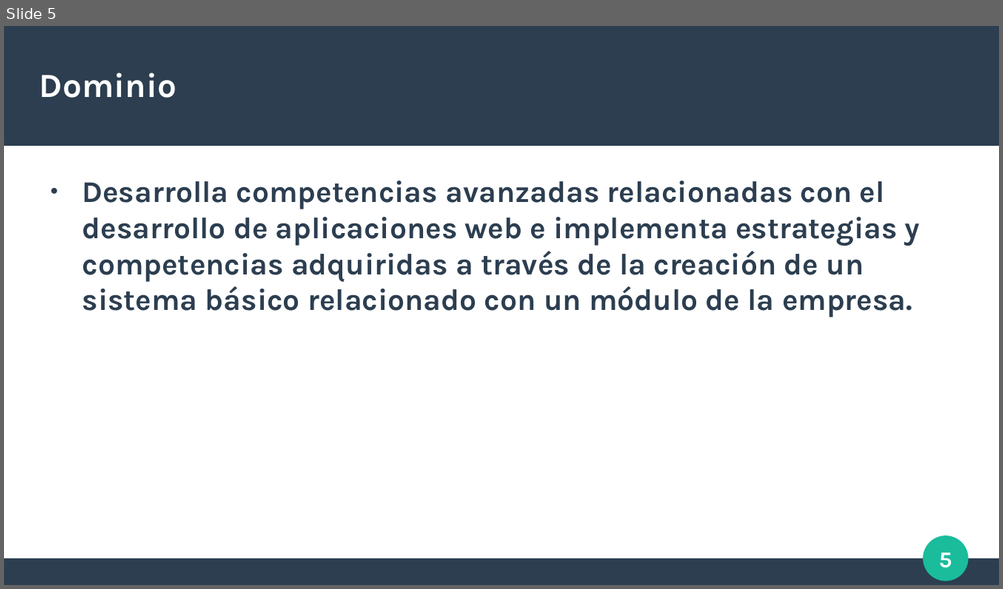
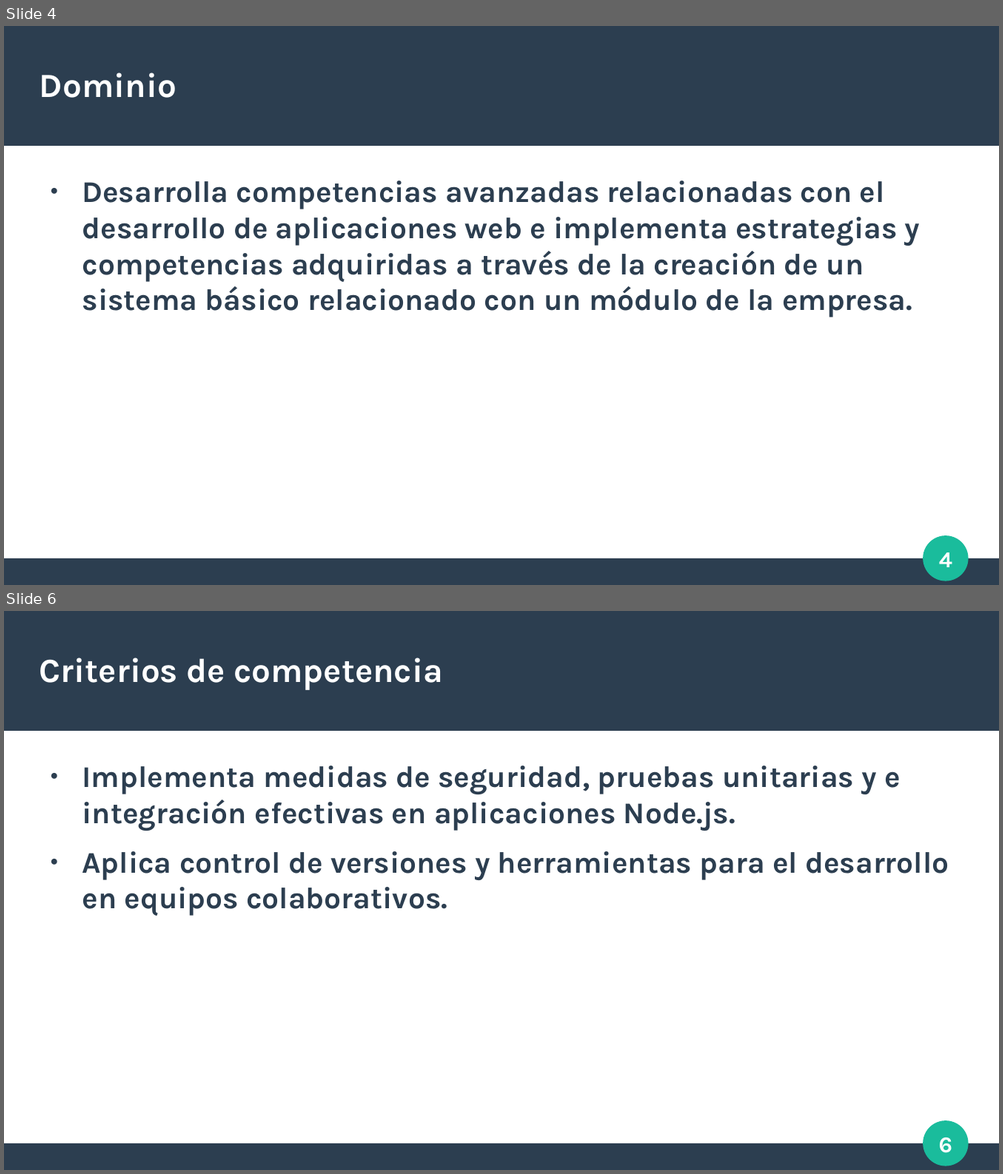
Before and after one commit to LuxyKolink/SyH-Cursos, a slide deck: Presentación curso.odp. Shown one above the other, each under a label of ours: slide 5 before the commit, slides 4 and 6 after it; the slides between them are not shown. The pictures are 1003x589 and 1003x1174 pixels, drawn with LibreOffice and Linux fonts; fonts in the diff are those of the drawing. Boxes give left, top, right and bottom in pixels: in the first picture for what was removed or moved away, otherwise in the second. Text is boxed around its words. In the diff, an @@ line names an element or a change of style, - is before the commit and + after.

```diff
--- a/Presentación curso.odp
+++ b/Presentación curso.odp
@@ slide 6 added at box(4, 611, 999, 1170), background #FFFFFF; not listed: 4 template elements that a slide beside it also shows @@
@@ title added at box(40, 658, 443, 690), 27 pt, text #FFFFFF, bold @@
+Criterios de competencia
@@ text added at box(82, 766, 948, 916), 24 pt, text #2C3E50, bold @@
+● Implementa medidas de seguridad, pruebas unitarias y e integración efectivas en aplicaciones Node.js.
+● Aplica control de versiones y herramientas para el desarrollo en equipos colaborativos.
@@ what was slide 5 is now slide 4 @@
@@ page number at box(939, 553, 952, 568): text changed @@
-5
+4
```
Also in this commit, not shown: 1 slide changed, 3 other slides added, 1 slide removed, 15 other files.
